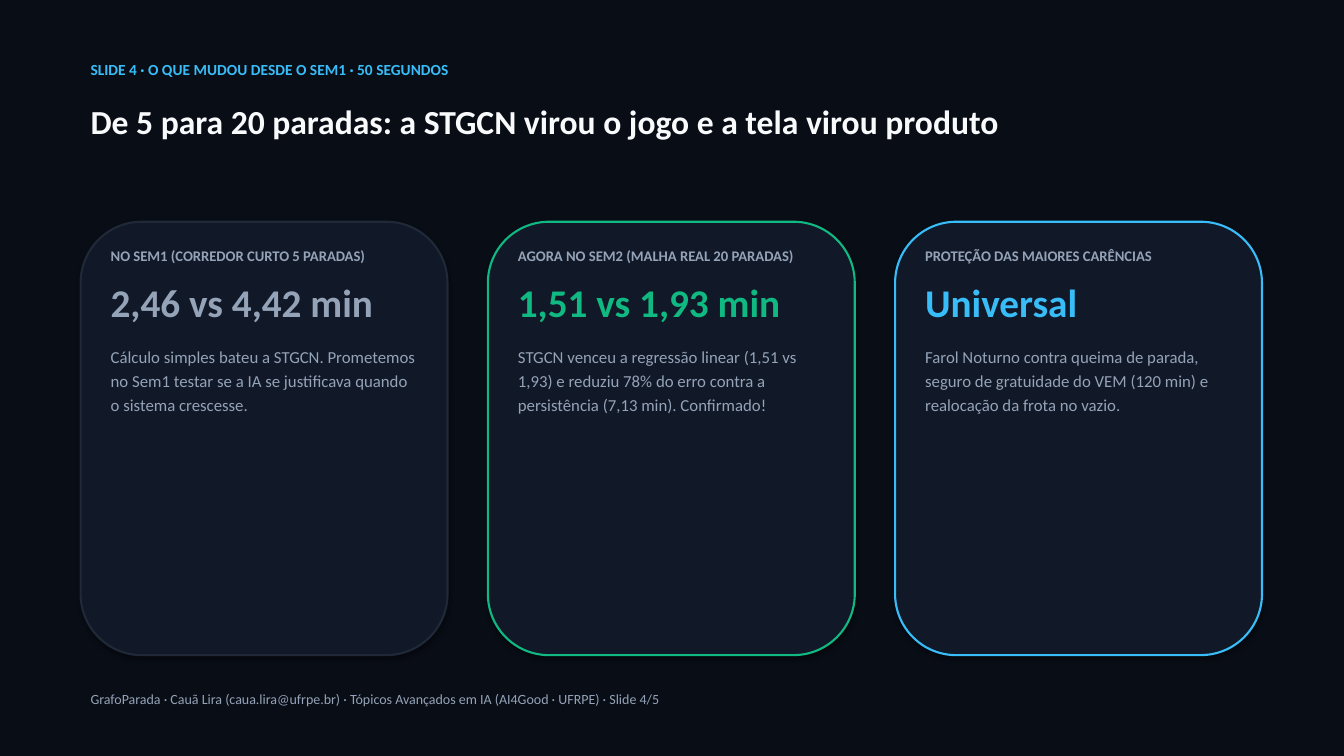
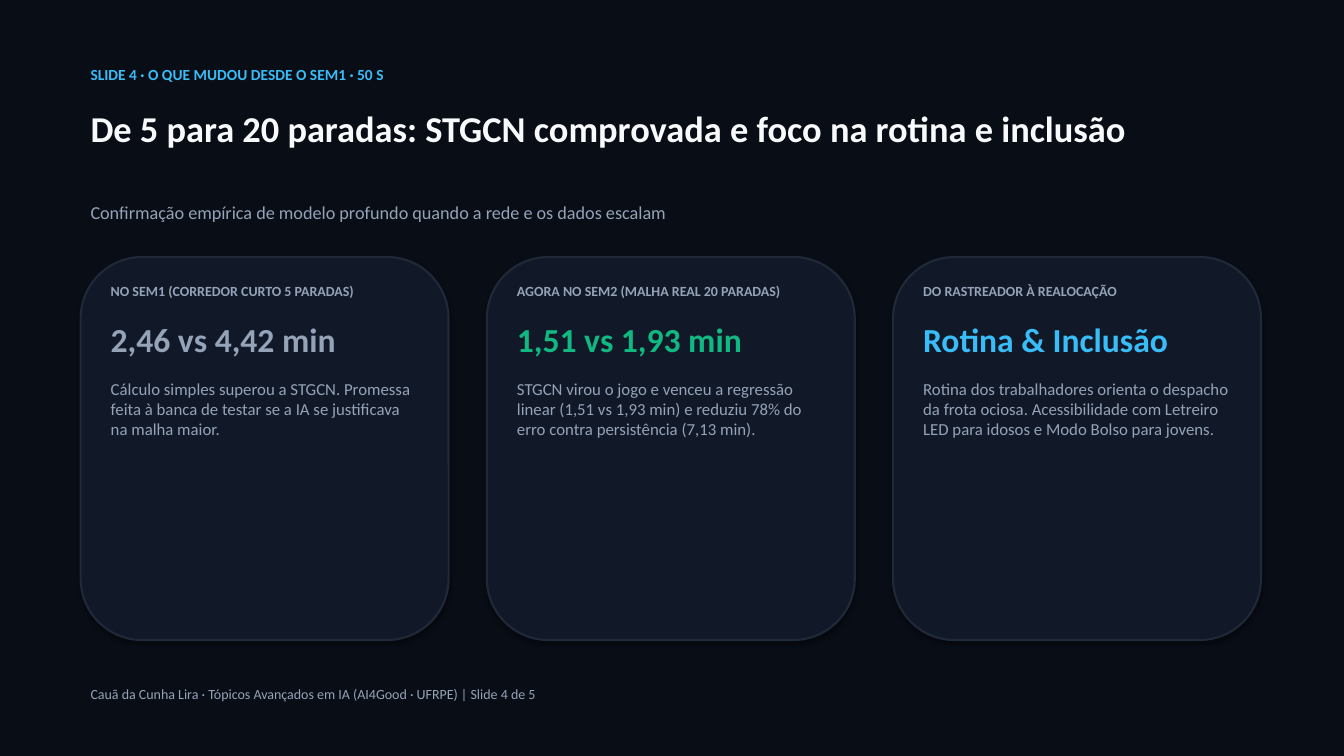
Before and after one commit to lira-labs/workspace, a slide deck: slide 4 of va2/GrafoParada_Seminario2_CauaLira.pptx. Drawn at 1344x756 pixels with LibreOffice and Linux fonts; fonts in the diff are those of the drawing. Boxes give left, top, right and bottom in pixels: in the first picture for what was removed or moved away, otherwise in the second. Text is boxed around its words. In the diff, an @@ line names an element or a change of style, - is before the commit and + after.

Commit message:
feat(sem2): mapeador de rotina pendular, realocacao CTM contra deadheading e acessibilidade universal

```diff
--- a/va2/GrafoParada_Seminario2_CauaLira.pptx
+++ b/va2/GrafoParada_Seminario2_CauaLira.pptx
@@ text at [91, 70, 383, 82]: text changed @@
-SLIDE 4 · O QUE MUDOU DESDE O SEM1 · 50 SEGUNDOS
+SLIDE 4 · O QUE MUDOU DESDE O SEM1 · 50 S
@@ text at [91, 116, 1125, 148]: text changed; size 24 to 26 pt @@
-De 5 para 20 paradas: a STGCN virou o jogo e a tela virou produto
+De 5 para 20 paradas: STGCN comprovada e foco na rotina e inclusão
@@ text added at [91, 206, 666, 222], 13 pt, text #94A3B8 @@
+Confirmação empírica de modelo profundo quando a rede e os dados escalam
@@ rounded rectangle: place and size @@
-rounded rectangle at [81, 222, 448, 655]
+rounded rectangle at [81, 257, 449, 640]
@@ rounded rectangle: place and size @@
-rounded rectangle at [488, 222, 855, 655]
+rounded rectangle at [487, 257, 855, 640]
@@ rounded rectangle at [487, 257, 855, 640]: outline #10B981 1.5 pt to #1F2937 1.5 pt @@
@@ rounded rectangle: place and size @@
-rounded rectangle at [895, 222, 1262, 655]
+rounded rectangle at [893, 257, 1261, 640]
@@ rounded rectangle at [893, 257, 1261, 640]: outline #38BDF8 1.5 pt to #1F2937 1.5 pt @@
@@ text removed at [925, 249, 1208, 414] @@
-PROTEÇÃO DAS MAIORES CARÊNCIAS
-Universal
-Farol Noturno contra queima de parada, seguro de gratuidade do VEM (120 min) e realocação da frota no vazio.
@@ text "NO SEM1 (CORREDOR CURTO 5 ...": place and size @@
-text "NO SEM1 (CORREDOR CURTO 5 ..." at [111, 250, 415, 411]
+text "NO SEM1 (CORREDOR CURTO 5 ..." at [111, 286, 410, 435]
@@ text at [111, 286, 354, 357]: size 10.5 to 10 pt in "NO SEM1 (CORREDOR CURTO 5 PARADAS)"; size 28 to 24 pt in "2,46 vs 4,42 min"; more space between paragraphs @@
@@ text "AGORA NO SEM2 (MALHA REAL ...": place and size @@
-text "AGORA NO SEM2 (MALHA REAL ..." at [518, 250, 796, 414]
+text "AGORA NO SEM2 (MALHA REAL ..." at [517, 286, 802, 438]
@@ text at [517, 286, 780, 356]: size 10.5 to 10 pt in "AGORA NO SEM2 (MALHA REAL 20 PARADAS)"; size 28 to 24 pt in "1,51 vs 1,93 min"; more space between paragraphs @@
@@ text added at [923, 284, 1228, 438], 12 pt, text #94A3B8 @@
+DO RASTREADOR À REALOCAÇÃO
+Rotina & Inclusão
+Rotina dos trabalhadores orienta o despacho da frota ociosa. Acessibilidade com Letreiro LED para idosos e Modo Bolso para jovens.
@@ text at [111, 383, 410, 435]: text changed @@
-Cálculo simples bateu a STGCN. Prometemos no Sem1 testar se a IA se justificava quando o sistema crescesse.
+Cálculo simples superou a STGCN. Promessa feita à banca de testar se a IA se justificava na malha maior.
@@ text at [517, 383, 802, 438]: text changed @@
-STGCN venceu a regressão linear (1,51 vs 1,93) e reduziu 78% do erro contra a persistência (7,13 min). Confirmado!
+STGCN virou o jogo e venceu a regressão linear (1,51 vs 1,93 min) e reduziu 78% do erro contra persistência (7,13 min).
@@ text at [91, 689, 535, 702]: text changed @@
-GrafoParada · Cauã Lira (caua.lira@ufrpe.br) · Tópicos Avançados em IA (AI4Good · UFRPE) · Slide 4/5
+Cauã da Cunha Lira · Tópicos Avançados em IA (AI4Good · UFRPE) | Slide 4 de 5
```
Also in this commit, not shown: 4 other slides changed, 9 other files.
